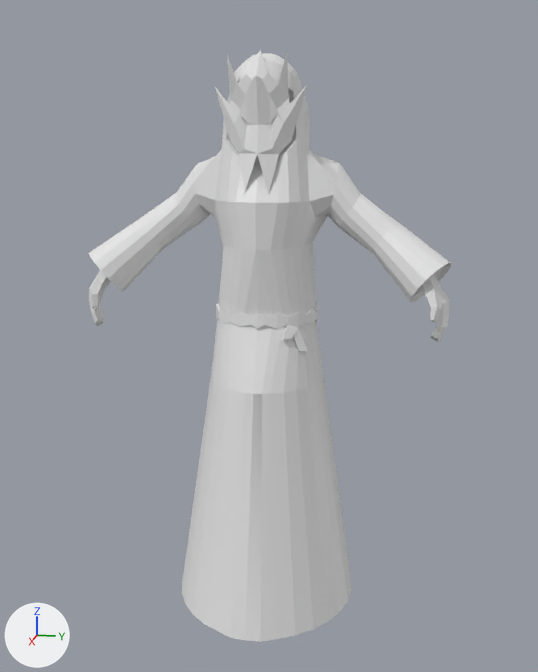
The Blender file project-id-gameoff2024/Assets/Models/Characters/cultistBoss.blend as it was, and as the next commit left it.
Before and after are seen from a 50 mm camera at (35.0, 7.1, 22.3) aimed at (0.0, 0.1, 13.5). The lights are fixed; the arrows at lower left show +X, +Y and +Z.
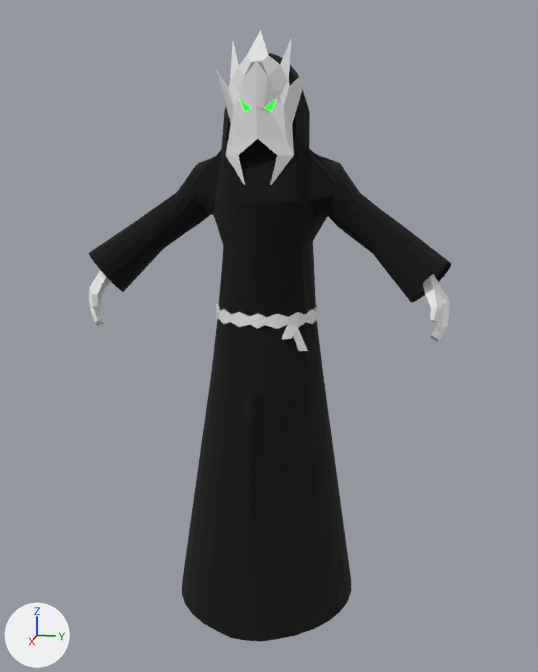
Location of each change, [x1, y1, x2, y2] in pixels of the pictures (538 x 672 px; the box of a moved part takes in the faces that stretch with it):
'Circle', reshaped
    before: [89, 50, 452, 642]
    after: [89, 31, 452, 642]
part 1 of me_circle, moved or reshaped
    both: [293, 328, 308, 351]
part 2 of me_circle, moved or reshaped
    before: [215, 50, 307, 193]
    after: [216, 31, 308, 185]
part 3 of me_circle, recoloured (grey to black)
    both: [89, 53, 452, 642]
part 4 of me_circle, recoloured
    before: [240, 115, 277, 131]
    after: [239, 97, 277, 111]
part 5 of me_circle, recoloured (grey to white)
    both: [89, 270, 450, 341]

The change, as a list of edits to the scene's bpy script:
```text
Add mat_skin:
    mat_skin = bpy.data.materials.new('Skin')
    mat_skin.use_nodes = True; mat_skin.node_tree.nodes.clear()
    _N = mat_skin.node_tree.nodes; _L = mat_skin.node_tree.links
    n0 = _N.new('ShaderNodeBsdfPrincipled'); n0.name = 'Principled BSDF'
    n1 = _N.new('ShaderNodeOutputMaterial'); n1.name = 'Material Output'
    n2 = _N.new('ShaderNodeBrightContrast'); n2.name = 'Brightness/Contrast'
    _L.new(n0.outputs[0], n1.inputs[0])  # 'BSDF' to 'Surface'
    _L.new(n2.outputs[0], n0.inputs[0])  # 'Color' to 'Base Color'
Add mat_eyes:
    mat_eyes = principled_material('Eyes')
    mat_eyes.base_color = (0.0, 1.0, 0.00751)  # green #00ff15
    mat_eyes.roughness = 0.0
    mat_eyes.emission_color = (0.0216, 1.0, 0.0404)  # green #28ff39
    mat_eyes.emission_strength = 1.0
Add mat_robe:
    mat_robe = bpy.data.materials.new('Robe')
    mat_robe.use_nodes = True; mat_robe.node_tree.nodes.clear()
    _N = mat_robe.node_tree.nodes; _L = mat_robe.node_tree.links
    n0 = _N.new('ShaderNodeBsdfPrincipled'); n0.name = 'Principled BSDF'
    n0.inputs[2].default_value = 1.0  # 'Roughness'
    n1 = _N.new('ShaderNodeOutputMaterial'); n1.name = 'Material Output'
    n2 = _N.new('ShaderNodeBrightContrast'); n2.name = 'Brightness/Contrast'
    n2.inputs[0].default_value = (0.0, 0.0, 0.0, 1.0)  # 'Color', black #000000
    _L.new(n0.outputs[0], n1.inputs[0])  # 'BSDF' to 'Surface'
    _L.new(n2.outputs[0], n0.inputs[0])  # 'Color' to 'Base Color'
Change me_circle:
    used by ob_circle; location = (0.0, 0.0, 0.0); scale = (4.03, 4.03, 4.03)
    verts and faces of me_circle; kept vertices keep their numbers, new ones are numbered from 755
    remove me_circle.from_pydata(...)  # 755 vertices, 644 faces; spans x -1.26..1.26, y -2.14..2.14, z 0.0..6.6
    add me_circle.from_pydata(...)  # 757 vertices, 648 faces; spans x -1.26..1.26, y -2.14..2.14, z 0.0..6.8
    me_circle part 1
    add delete_faces([(647, 649, 650, 648), (606, 650, 649, 640), (604, 638, 647, 648), (638, 640, 649, 647)])
    add faces += [(647, 648, 650, 649), (606, 640, 649, 650), (604, 648, 647, 638), (638, 647, 649, 640)]  # mat_material_004 (its picture is missing)
    me_circle part 2
    1 vertex is removed from x 0.51, y 0.0, z 5.52
    10 faces are deleted
    4 vertices in x 0.41..0.5, y -0.2..0.2, z 5.98..6.28 move by (0.03, 0.0, 0.18)
    4 vertices in x 0.39..0.48, y -0.14..0.14, z 5.82..6.35 move by (0.0, 0.0, 0.18)
    4 vertices in x 0.39..0.43, y -0.32..0.32, z 5.83..6.1 move by (0.01, 0.0, 0.18)
    4 vertices in x 0.51, y -0.33..0.33, z 6.55..6.56 move by (-0.26, 0.0, 0.16)
    27 vertices move from x 0.33..0.55, y -0.52..0.52, z 5.09..6.6 to x 0.25..0.57, y -0.52..0.52, z 5.16..6.8
    3 vertices are added at (0.48, 0.0, 5.68), (0.48, -0.22, 5.5), (0.48, 0.22, 5.5)
    14 new faces join them, mat_material_005 (its picture is missing)
    me_circle part 3: 430 faces spanning x -1.26..1.26, y -2.13..2.13, z 0.0..6.59 switch from mat_material_004 (its picture is missing) to mat_robe
    me_circle part 4: 8 faces spanning x 0.39..0.49, y -0.21..0.21, z 5.96..6.1 switch from mat_material_004 (its picture is missing) to mat_eyes (green #00ff15)
    me_circle part 5: 76 faces spanning x 0.17..0.59, y -2.14..2.14, z 3.47..4.26 switch from mat_material_005 (its picture is missing) to mat_skin
```
